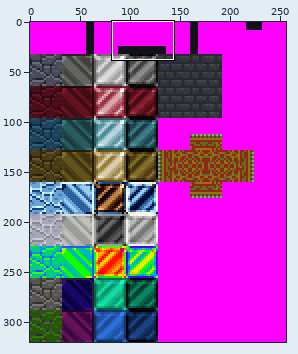
Edited in one commit: sprite sheet (assets/textures/tiles.png). Above: a wide view before the commit, with the close-up outlined.
Close-up. Old version:
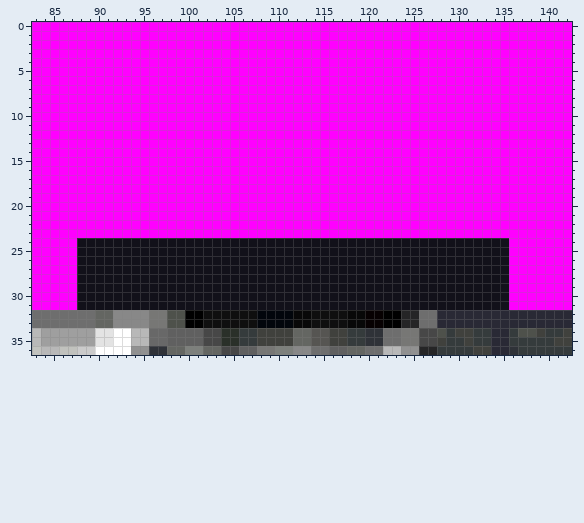
The file is 256x320 pixels. Colours within 5 levels of each other are drawn and written as one. Shown: x 83..142, y 0..36. The commit also changed other parts of the picture, which this record leaves out.
After the commit:
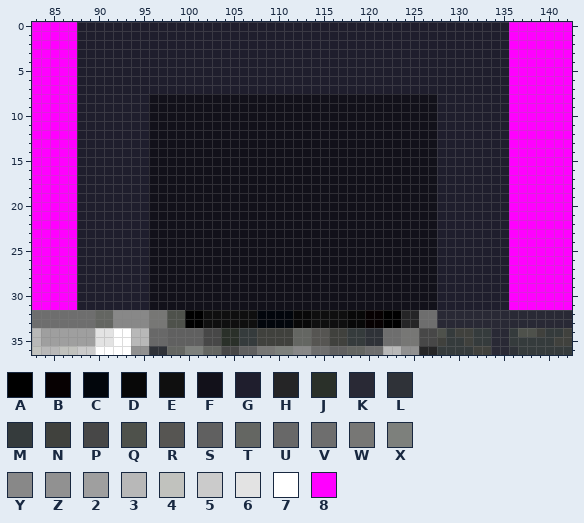
Palette (. is transparent): A #000000  B #070102  C #02060c  D #080808  E #0f0f0f  F #12111a  G #1f1e2d  H #252526  J #2a3029  K #292935  L #2f3238  M #353b3c  N #40413d  P #474747  Q #4e514b  R #565552  S #606060  T #646662  U #686868  V #6e6e6e  W #777775  X #7d807c  Y #888888  Z #919191  2 #9f9f9f  3 #b8b8b8  4 #c1c2be  5 #cbcbcb  6 #e3e3e3  7 #ffffff  8 #ff00ff
Changes in this commit:
Colour 8 becomes colour F in rows 8 to 23 at x 96 to 127.
Colour 8 becomes colour G in rows 0 to 7 at x 88 to 135; in rows 8 to 23 at x 88 to 95 and 128 to 135.
Colour F becomes colour G in rows 24 to 31 at x 88 to 95 and 128 to 135.
